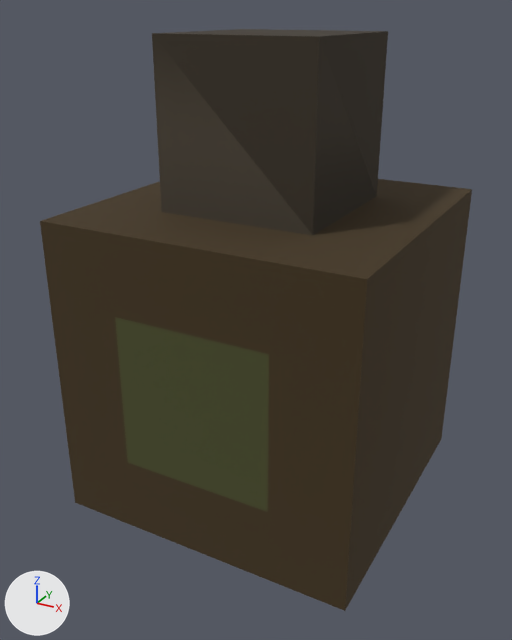
What one commit did to the OBJ model assets/models/ingredients/DryadSap.obj.
The view is the same before and after, from a 50 mm camera at (0.403, -0.779, 0.725) aimed at (-0.018, -0.014, 0.342). The axes (+X, +Y, +Z) are drawn at lower left. The lights are the same throughout. Where no turn or scale is listed for an object, it has been applied to the vertices.

The scene before the commit, as lines of its bpy script (objects in view):
```python
me_untitled = bpy.data.meshes.new('Untitled')
me_untitled.from_pydata(...)  # 32 vertices, 64 faces; spans x -0.2..0.2, y -0.2..0.2, z 0.0..0.7
me_untitled.materials.append(mat_palette_008)  # picture img_dryadsap_png
ob_untitled = bpy.data.objects.new('Untitled', me_untitled)
ob_untitled.location = (0.0, 0.0, 0.0)
```
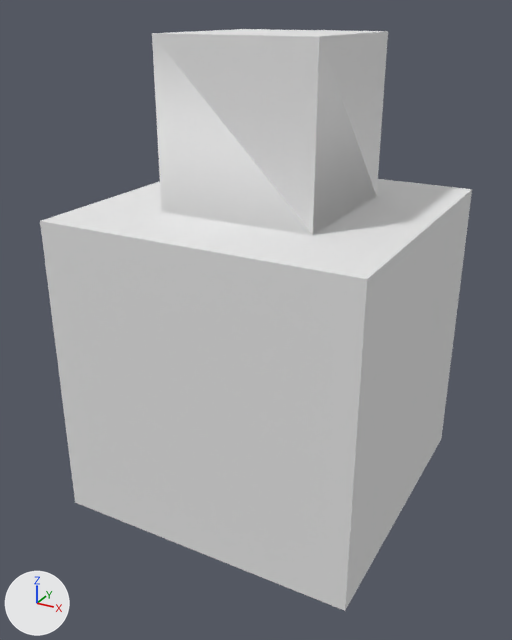
Edits to the scene script, one JSON object a line:
```json
{"op": "add", "block": "mat_palette", "code": ["mat_palette = principled_material('palette')", "mat_palette.base_color = (0.8, 0.8, 0.8)  # white #e7e7e7", "mat_palette.roughness = 1.0"]}
{"block": "me_untitled", "where": "me_untitled.from_pydata(...)  # 32 vertices, 64 faces; spans x -0.2..0.2, y -0.2..0.2, z 0.0..0.7"}
{"op": "remove", "block": "me_untitled", "code": "me_untitled.materials.append(mat_palette_008)  # picture img_dryadsap_png"}
{"op": "add", "block": "me_untitled", "code": "me_untitled.materials.append(mat_palette)  # white #e7e7e7"}
```

Pixel boxes [x1, y1, x2, y2] of what changed, in the pictures (512 x 640 px):
```json
{"object": "Untitled", "change": "recoloured", "before": [40, 29, 472, 611], "after": [40, 29, 472, 611], "on screen": "brown to grey"}
```
